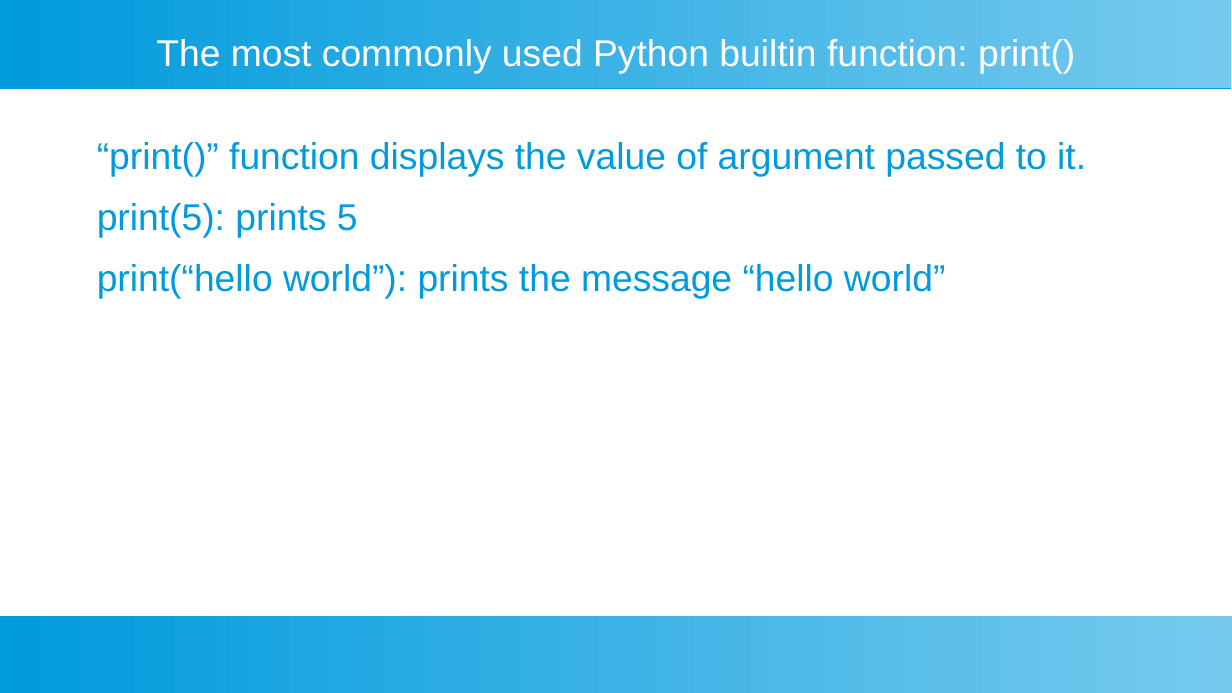
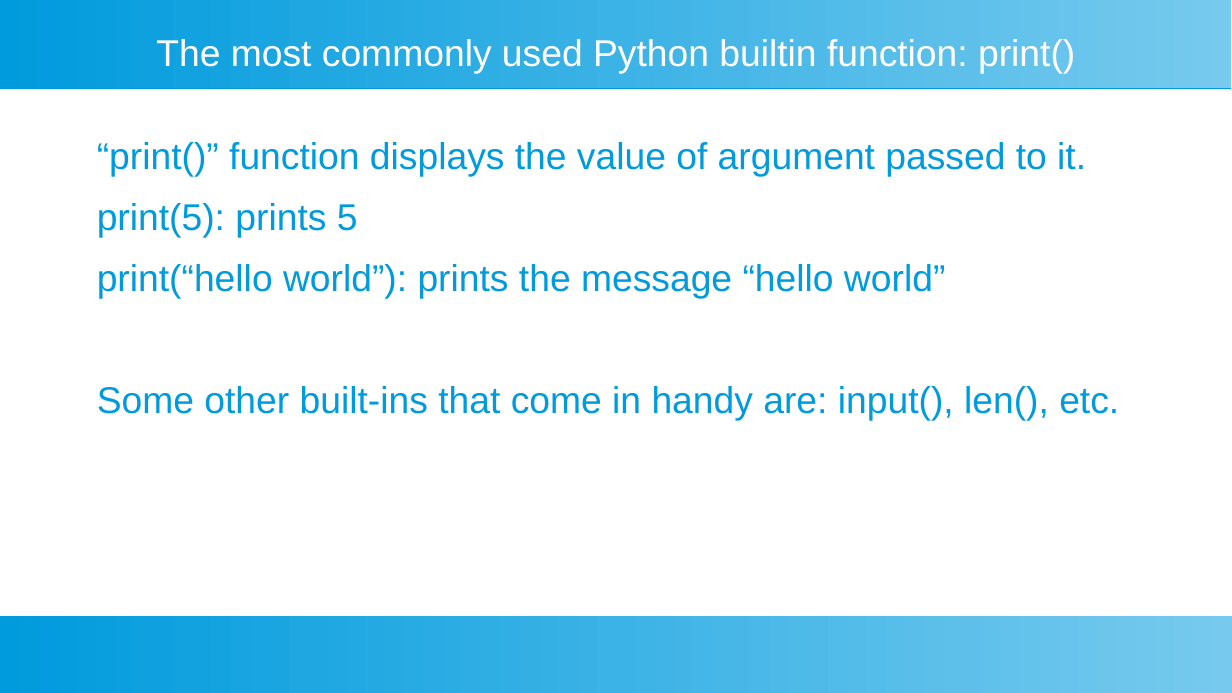
Before and after one commit to ashishjain1547/public_lessons_in_python, a slide deck: slide 2 of Ch 1 - Python's built-in functions/Python's builtin functions.odp. Drawn at 1232x693 pixels with LibreOffice and Linux fonts; fonts in the diff are those of the drawing. Boxes give left, top, right and bottom in pixels: in the first picture for what was removed or moved away, otherwise in the second. Text is boxed around its words. In the diff, an @@ line names an element or a change of style, - is before the commit and + after.

```diff
--- a/Ch 1 - Python's built-in functions/Python's builtin functions.odp
+++ b/Ch 1 - Python's built-in functions/Python's builtin functions.odp
@@ text at (97,386,1119,421): paragraph added @@
+Some other built-ins that come in handy are: input(), len(), etc.
```
Also in this commit, not shown: 1 slide added, 20 other files.
